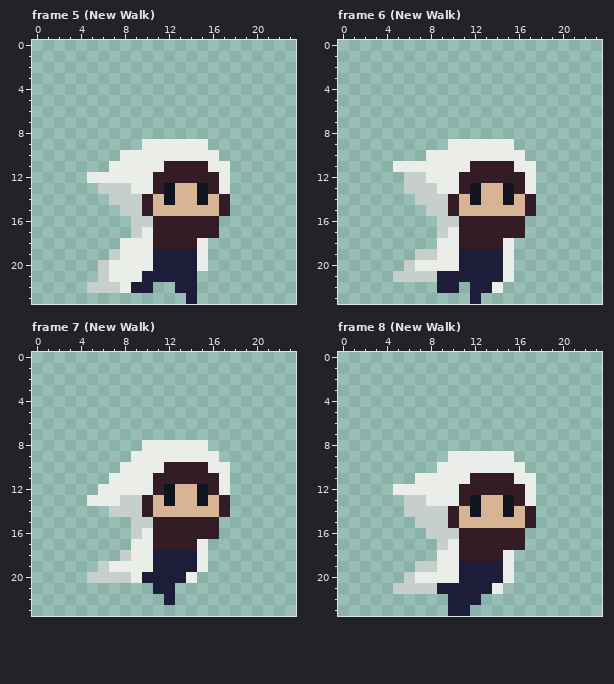
File history of a pixel-art file, Assets/Sprites/Characters/forsen2.ase. This is how it looked before the edit.
24x24 pixels, 18 frames. Shown: frame 5 (New Walk), frame 6 (New Walk), frame 7 (New Walk), frame 8 (New Walk). The commit also changed other frames, which this record leaves out.
The result:
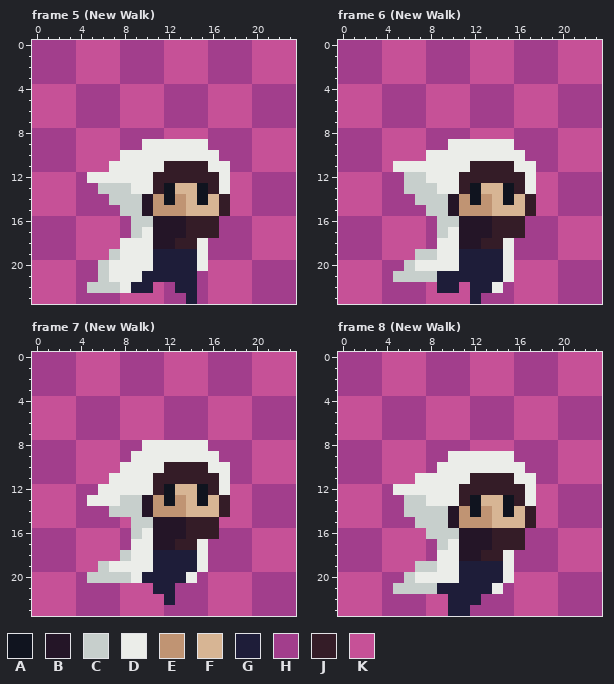
Palette (. is transparent): A #10141f  B #241527  C #c7cfcc  D #ebede9  E #c09473  F #d7b594  G #1e1d39  H #a23e8c  J #341c27  K #c65197
Change:
layer "background" now shown
Frame 5 (New Walk), layers "Head", "background":
y 0..3: x 0..23 ........................ -> HHHHKKKKHHHHKKKKHHHHKKKK
y 4..7: x 0..23 ........................ -> KKKKHHHHKKKKHHHHKKKKHHHH
y 8: x 0..23 ........................ -> HHHHKKKKHHHHKKKKHHHHKKKK
y 9: x 0..9 .......... -> HHHHKKKKHH; x 16..23 ........ -> HHHHKKKK
y 10: x 0..7 ........ -> HHHHKKKK; x 17..23 ....... -> HHHKKKK
y 11: x 0..6 ....... -> HHHHKKK; x 18..23 ...... -> HHKKKK
y 12: x 0..4 ..... -> KKKKH; x 18..23 ...... -> KKHHHH
y 13: x 0..5 ...... -> KKKKHH; x 18..23 ...... -> KKHHHH
y 14: x 0..6 ....... -> KKKKHHH; x 10..11 JF -> BE; x 13 F -> E; x 18..23 ...... -> KKHHHH
y 15: x 0..7 ........ -> KKKKHHHH; x 10..13 JFFF -> BEEE; x 18..23 ...... -> KKHHHH
y 16..17: x 0..8 ......... -> HHHHKKKKH; x 11..13 JJJ -> BBB; x 17..23 ....... -> HHHKKKK
y 18: x 0..7 ........ -> HHHHKKKK; x 11..12 JJ -> BB; x 16..23 ........ -> HHHHKKKK
y 19: x 0..6 ....... -> HHHHKKK; x 16..23 ........ -> HHHHKKKK
y 20: x 0..5 ...... -> KKKKHH; x 16..23 ........ -> KKKKHHHH
y 21: x 0..5 ...... -> KKKKHH; x 15..23 ......... -> HKKKKHHHH
y 22: x 0..4 ..... -> KKKKH; x 11..12 .. -> KH; x 15..23 ......... -> HKKKKHHHH
y 23: x 0..13 .............. -> KKKKHHHHKKKKHH; x 15..23 ......... -> HKKKKHHHH
Frame 6 (New Walk), layers "Head", "background":
y 0..3: x 0..23 ........................ -> HHHHKKKKHHHHKKKKHHHHKKKK
y 4..7: x 0..23 ........................ -> KKKKHHHHKKKKHHHHKKKKHHHH
y 8: x 0..23 ........................ -> HHHHKKKKHHHHKKKKHHHHKKKK
y 9: x 0..9 .......... -> HHHHKKKKHH; x 16..23 ........ -> HHHHKKKK
y 10: x 0..7 ........ -> HHHHKKKK; x 17..23 ....... -> HHHKKKK
y 11: x 0..4 ..... -> HHHHK; x 18..23 ...... -> HHKKKK
y 12..13: x 0..5 ...... -> KKKKHH; x 18..23 ...... -> KKHHHH
y 14: x 0..6 ....... -> KKKKHHH; x 10..11 JF -> BE; x 13 F -> E; x 18..23 ...... -> KKHHHH
y 15: x 0..7 ........ -> KKKKHHHH; x 10..13 JFFF -> BEEE; x 18..23 ...... -> KKHHHH
y 16..17: x 0..8 ......... -> HHHHKKKKH; x 11..13 JJJ -> BBB; x 17..23 ....... -> HHHKKKK
y 18: x 0..8 ......... -> HHHHKKKKH; x 11..12 JJ -> BB; x 16..23 ........ -> HHHHKKKK
y 19: x 0..6 ....... -> HHHHKKK; x 16..23 ........ -> HHHHKKKK
y 20: x 0..5 ...... -> KKKKHH; x 16..23 ........ -> KKKKHHHH
y 21: x 0..4 ..... -> KKKKH; x 16..23 ........ -> KKKKHHHH
y 22: x 0..8 ......... -> KKKKHHHHK; x 11 . -> K; x 15..23 ......... -> HKKKKHHHH
y 23: x 0..11 ............ -> KKKKHHHHKKKK; x 13..23 ........... -> HHHKKKKHHHH
Frame 7 (New Walk), layers "Head", "background":
y 0..3: x 0..23 ........................ -> HHHHKKKKHHHHKKKKHHHHKKKK
y 4..7: x 0..23 ........................ -> KKKKHHHHKKKKHHHHKKKKHHHH
y 8: x 0..9 .......... -> HHHHKKKKHH; x 16..23 ........ -> HHHHKKKK
y 9: x 0..8 ......... -> HHHHKKKKH; x 17..23 ....... -> HHHKKKK
y 10: x 0..7 ........ -> HHHHKKKK; x 18..23 ...... -> HHKKKK
y 11: x 0..6 ....... -> HHHHKKK; x 18..23 ...... -> HHKKKK
y 12: x 0..5 ...... -> KKKKHH; x 18..23 ...... -> KKHHHH
y 13: x 0..4 ..... -> KKKKH; x 10..11 JF -> BE; x 13 F -> E; x 18..23 ...... -> KKHHHH
y 14: x 0..6 ....... -> KKKKHHH; x 10..13 JFFF -> BEEE; x 18..23 ...... -> KKHHHH
y 15: x 0..8 ......... -> KKKKHHHHK; x 11..13 JJJ -> BBB; x 17..23 ....... -> KKKHHHH
y 16: x 0..8 ......... -> HHHHKKKKH; x 11..13 JJJ -> BBB; x 17..23 ....... -> HHHKKKK
y 17: x 0..8 ......... -> HHHHKKKKH; x 11..12 JJ -> BB; x 16..23 ........ -> HHHHKKKK
y 18: x 0..7 ........ -> HHHHKKKK; x 16..23 ........ -> HHHHKKKK
y 19: x 0..5 ...... -> HHHHKK; x 16..23 ........ -> HHHHKKKK
y 20: x 0..4 ..... -> KKKKH; x 15..23 ......... -> HKKKKHHHH
y 21: x 0..10 ........... -> KKKKHHHHKKK; x 13..23 ........... -> HHHKKKKHHHH
y 22: x 0..11 ............ -> KKKKHHHHKKKK; x 13..23 ........... -> HHHKKKKHHHH
y 23: x 0..23 ........................ -> KKKKHHHHKKKKHHHHKKKKHHHH
Frame 8 (New Walk), layers "Head", "background":
y 0..3: x 0..23 ........................ -> HHHHKKKKHHHHKKKKHHHHKKKK
y 4..7: x 0..23 ........................ -> KKKKHHHHKKKKHHHHKKKKHHHH
y 8: x 0..23 ........................ -> HHHHKKKKHHHHKKKKHHHHKKKK
y 9: x 0..9 .......... -> HHHHKKKKHH; x 16..23 ........ -> HHHHKKKK
y 10: x 0..8 ......... -> HHHHKKKKH; x 17..23 ....... -> HHHKKKK
y 11: x 0..6 ....... -> HHHHKKK; x 18..23 ...... -> HHKKKK
y 12: x 0..4 ..... -> KKKKH; x 18..23 ...... -> KKHHHH
y 13: x 0..5 ...... -> KKKKHH; x 18..23 ...... -> KKHHHH
y 14: x 0..5 ...... -> KKKKHH; x 10..11 JF -> BE; x 13 F -> E; x 18..23 ...... -> KKHHHH
y 15: x 0..6 ....... -> KKKKHHH; x 10..13 JFFF -> BEEE; x 18..23 ...... -> KKHHHH
y 16: x 0..7 ........ -> HHHHKKKK; x 11..13 JJJ -> BBB; x 17..23 ....... -> HHHKKKK
y 17: x 0..8 ......... -> HHHHKKKKH; x 11..13 JJJ -> BBB; x 17..23 ....... -> HHHKKKK
y 18: x 0..8 ......... -> HHHHKKKKH; x 11..12 JJ -> BB; x 16..23 ........ -> HHHHKKKK
y 19: x 0..6 ....... -> HHHHKKK; x 16..23 ........ -> HHHHKKKK
y 20: x 0..5 ...... -> KKKKHH; x 16..23 ........ -> KKKKHHHH
y 21: x 0..4 ..... -> KKKKH; x 15..23 ......... -> HKKKKHHHH
y 22: x 0..9 .......... -> KKKKHHHHKK; x 13..23 ........... -> HHHKKKKHHHH
y 23: x 0..9 .......... -> KKKKHHHHKK; x 12..23 ............ -> HHHHKKKKHHHH
